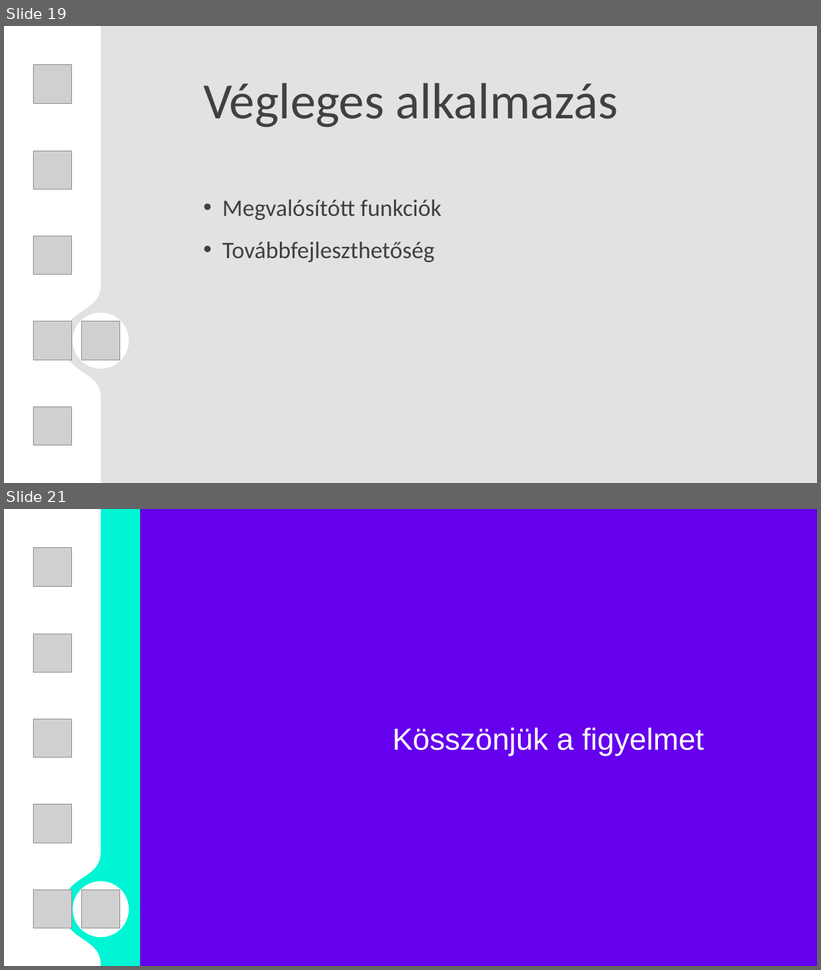
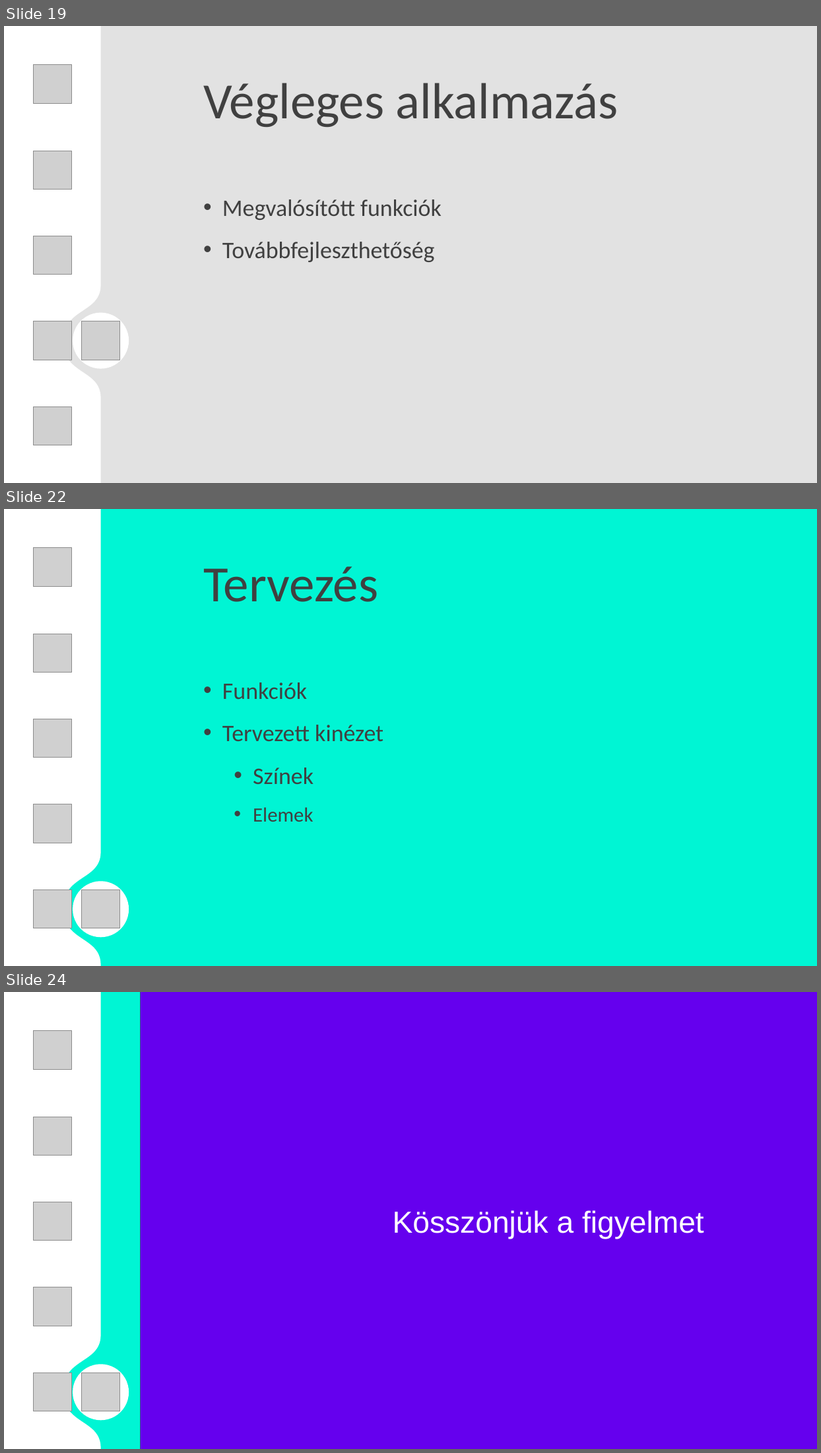
Before and after one commit to egri-richard/TurboNote, a slide deck: TNote_presentation.pptx. Shown one above the other, each under a label of ours: slides 19 and 21 before the commit, slides 19, 22 and 24 after it; the slides between them are not shown. The pictures are 821x970 and 821x1453 pixels, drawn with LibreOffice and Linux fonts; fonts in the diff are those of the drawing; grey boxes stand for pictures; background and template pictures are left out. Boxes give left, top, right and bottom in pixels: in the first picture for what was removed or moved away, otherwise in the second. Text is boxed around its words. In the diff, an @@ line names an element or a change of style, - is before the commit and + after.

```diff
--- a/TNote_presentation.pptx
+++ b/TNote_presentation.pptx
@@ slide 22 added at (4, 509, 817, 966), background #00F5D4 @@
@@ freeform shape added at (4, 509, 100, 966), fill #FFFFFF @@
@@ picture added at (33, 548, 72, 586) @@
@@ text added at (203, 566, 378, 602), 60 pt, text #404040 @@
+Tervezés
@@ picture added at (33, 634, 72, 673) @@
@@ text added at (222, 683, 384, 822), 28 pt, text #404040 @@
+• Funkciók
+• Tervezett kinézet
+  • Színek
+  • Elemek
@@ ellipse added at (4, 710, 5, 766), fill #FFFFFF @@
@@ picture added at (33, 719, 72, 757) @@
@@ picture added at (33, 805, 72, 843) @@
@@ ellipse added at (73, 882, 129, 938), fill #FFFFFF @@
@@ picture added at (33, 890, 72, 929) @@
@@ picture added at (81, 890, 120, 929) @@
@@ what was slide 21 is now slide 24 @@
```
Also in this commit, not shown: 1 slide changed, 2 other slides added.
